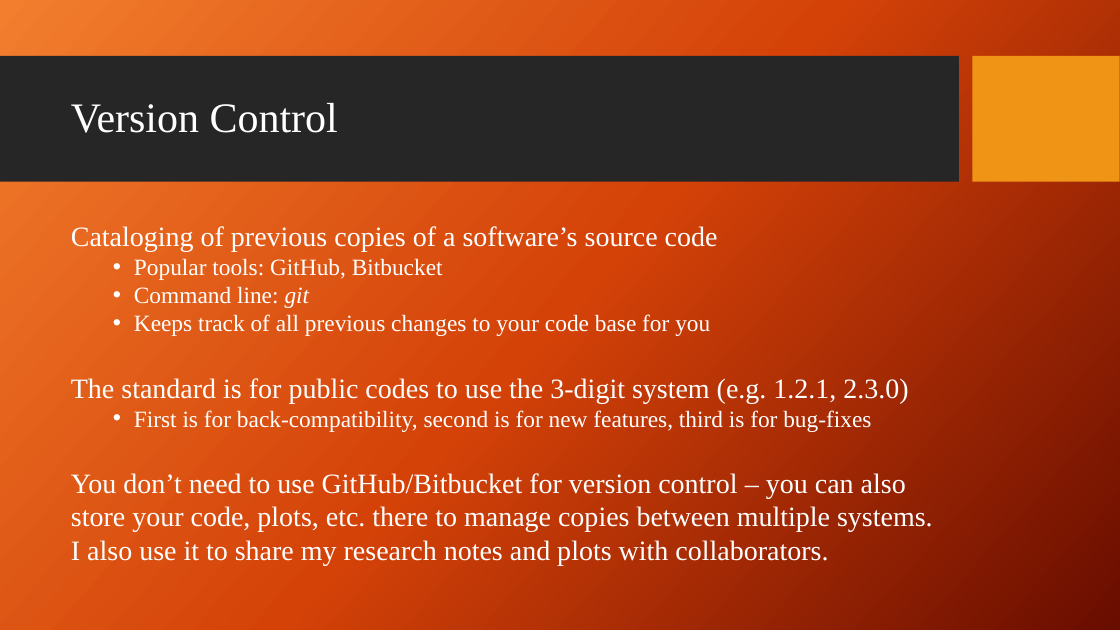
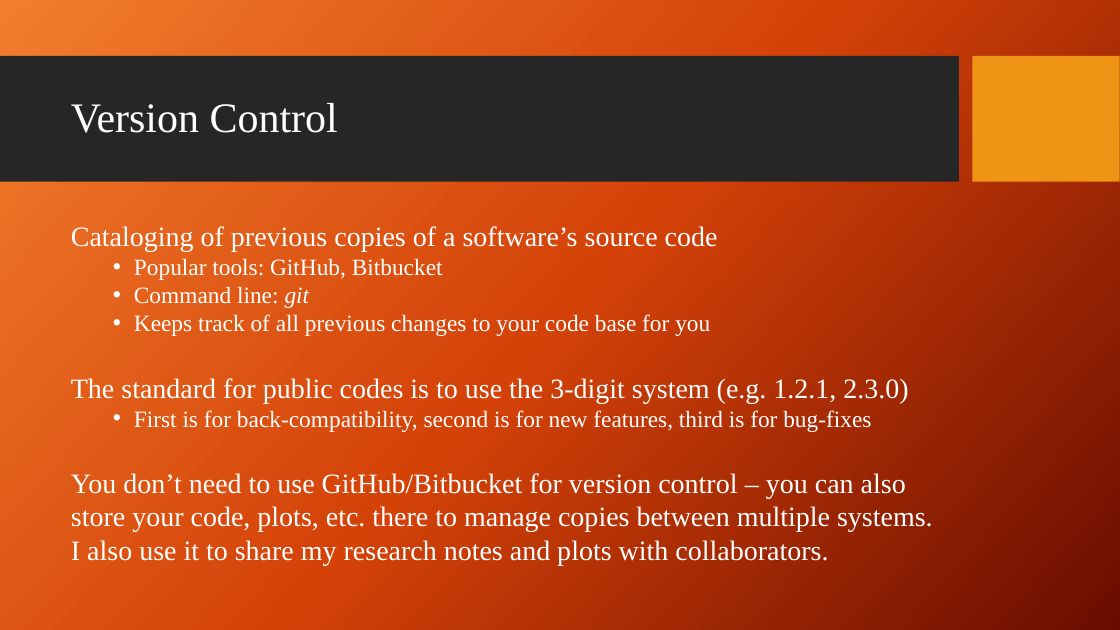
Before and after one commit to giganano/PythonBootcamp, a slide deck: slide 5 of slides/basicSE.pptx. Drawn at 1120x630 pixels with LibreOffice and Linux fonts; fonts in the diff are those of the drawing; background and template pictures are left out. Boxes give left, top, right and bottom in pixels: in the first picture for what was removed or moved away, otherwise in the second. Text is boxed around its words. In the diff, an @@ line names an element or a change of style, - is before the commit and + after.

```diff
--- a/slides/basicSE.pptx
+++ b/slides/basicSE.pptx
@@ text at (71, 378, 908, 403): text changed @@
-The standard is for public codes to use the 3-digit system (e.g. 1.2.1, 2.3.0)
+The standard for public codes is to use the 3-digit system (e.g. 1.2.1, 2.3.0)
```
Also in this commit, not shown: 3 other slides changed, 1 slide added, 2 other files.
